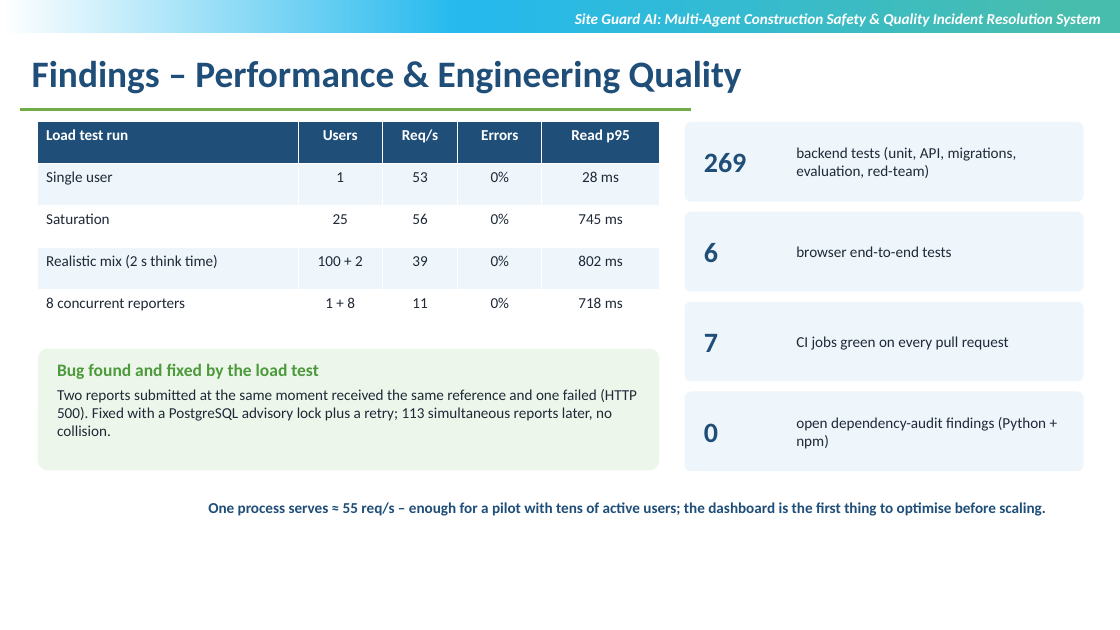
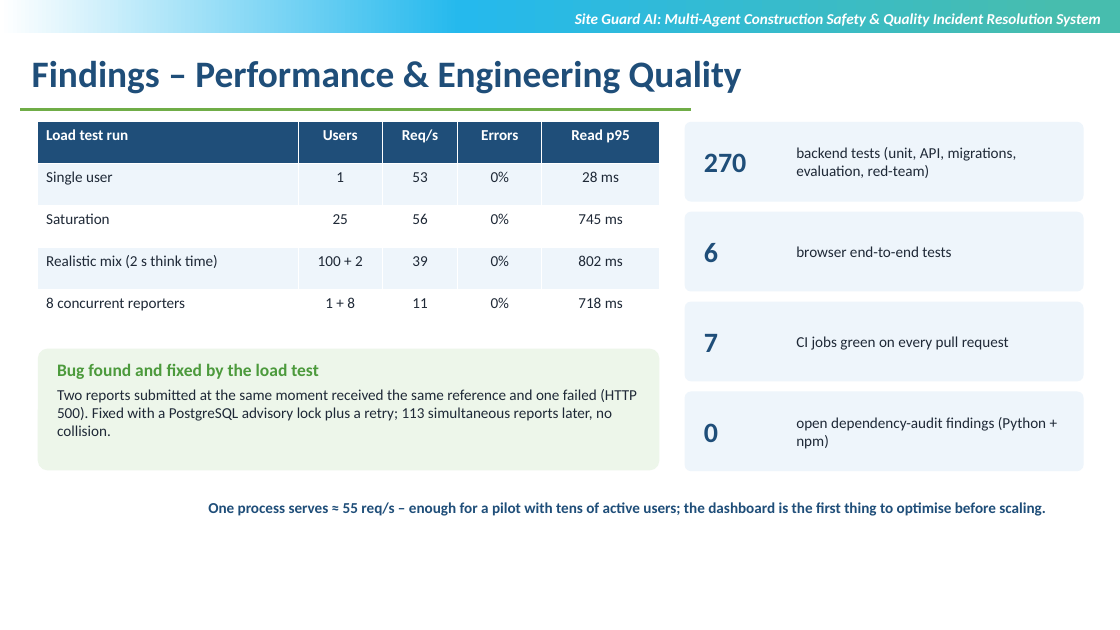
Before and after one commit to sricharansk/SITEGUARD-AI, a slide deck: slide 15 of docs/presentation/SiteGuardAI_Review3_S.K.Sricharan_T9984.pptx. Drawn at 1120x630 pixels with LibreOffice and Linux fonts; fonts in the diff are those of the drawing; background and template pictures are left out. Boxes give left, top, right and bottom in pixels: in the first picture for what was removed or moved away, otherwise in the second. Text is boxed around its words. In the diff, an @@ line names an element or a change of style, - is before the commit and + after.

```diff
--- a/docs/presentation/SiteGuardAI_Review3_S.K.Sricharan_T9984.pptx
+++ b/docs/presentation/SiteGuardAI_Review3_S.K.Sricharan_T9984.pptx
@@ text at <box>704,153,747,172</box>: text changed @@
-269
+270
```
Also in this commit, not shown: 5 other files.
